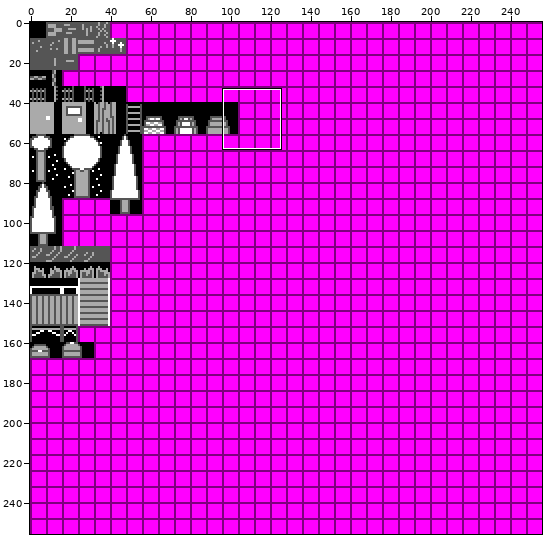
Sprite sheet, stored at res/Tiles/tile_sheet.png. The first picture is a wide view before the edit; the outline marks the close-up.
Close-up. Before the edit:
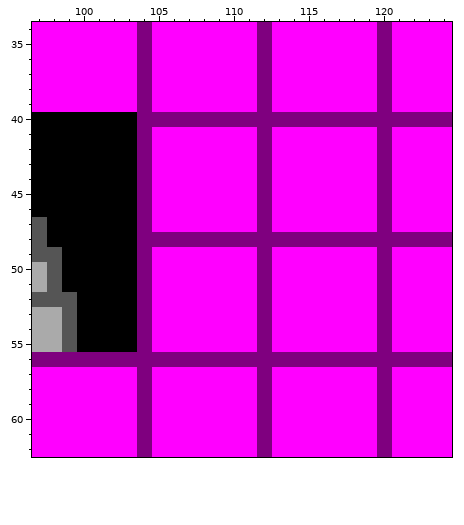
The file is 256x256 pixels. Colours within 5 levels of each other are drawn and written as one. Shown: x 97..124, y 34..62.
Now the later version:
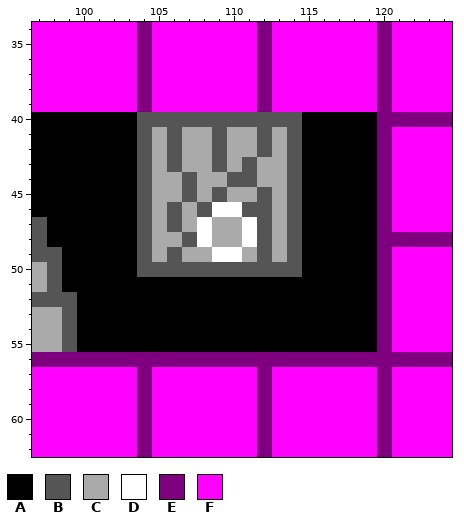
Palette (. is transparent): A #000000  B #555555  C #aaaaaa  D #ffffff  E #7f007f  F #ff00ff
The edit:
y 40: x 104..119 EEEEEEEEEEEEEEEE -> BBBBBBBBBBBAAAAA
y 41..42: x 104..119 EFFFFFFFEFFFFFFF -> BCBCCBCCBCBAAAAA
y 43: x 104..119 EFFFFFFFEFFFFFFF -> BCBCCBCBCCBAAAAA
y 44: x 104..119 EFFFFFFFEFFFFFFF -> BCCBCCBBCCBAAAAA
y 45: x 104..119 EFFFFFFFEFFFFFFF -> BCCBCBCCBCBAAAAA
y 46: x 104..119 EFFFFFFFEFFFFFFF -> BCBCBDDBBCBAAAAA
y 47: x 104..119 EFFFFFFFEFFFFFFF -> BCBCDCCDBCBAAAAA
y 48: x 104..119 EEEEEEEEEEEEEEEE -> BCCBDCCDBCBAAAAA
y 49: x 104..119 EFFFFFFFEFFFFFFF -> BCBCCDDCBCBAAAAA
y 50: x 104..119 EFFFFFFFEFFFFFFF -> BBBBBBBBBBBAAAAA
y 51..55: x 104..119 EFFFFFFFEFFFFFFF -> AAAAAAAAAAAAAAAA
Pixel boxes of the changes (left, top, right, bottom) in both close-ups:
changed: (137, 112, 377, 352)
